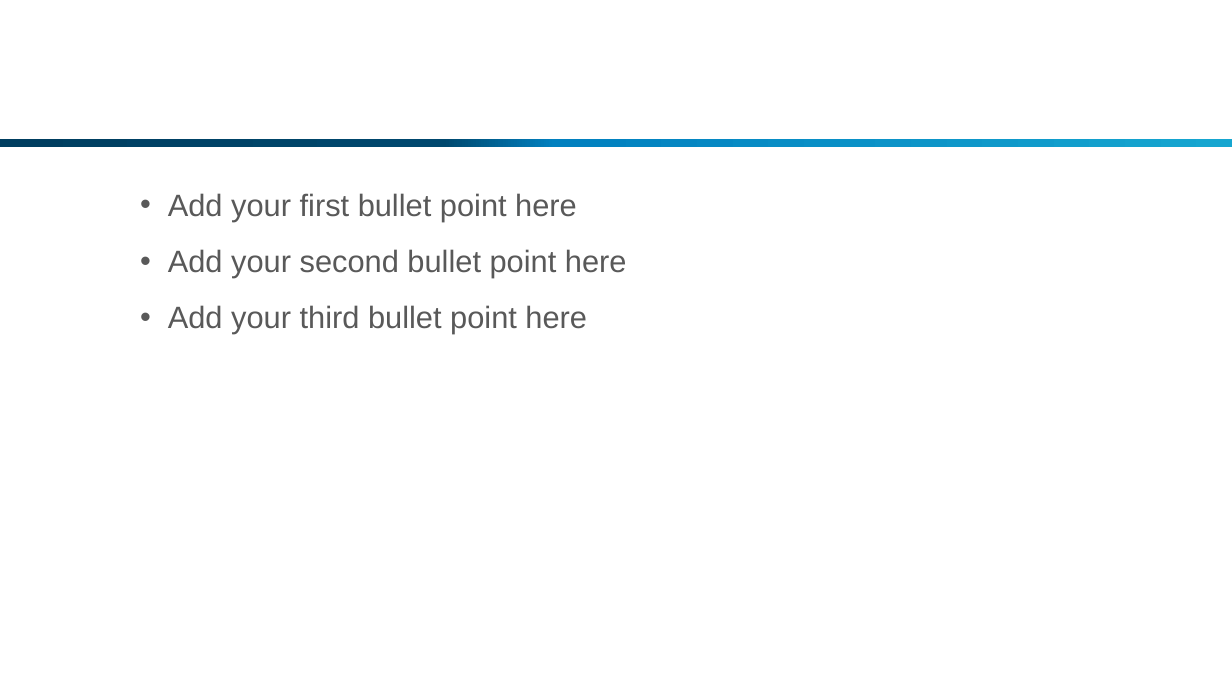
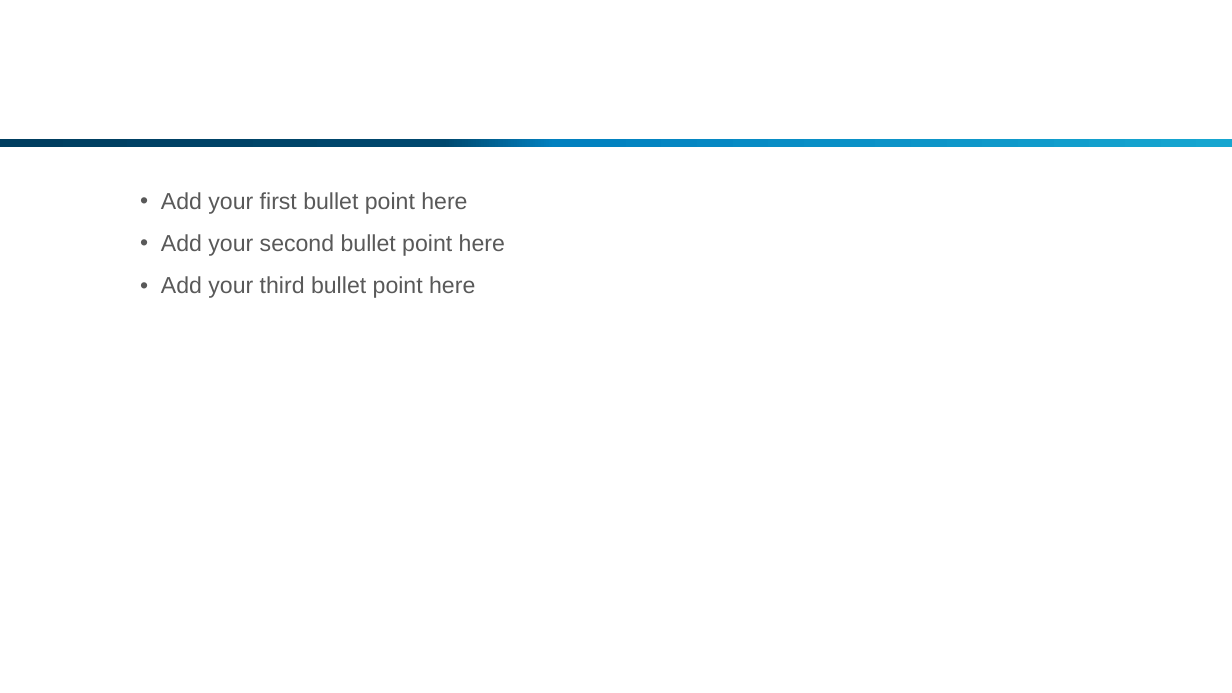
Before and after one commit to jeffryang24/RouterMaya, a slide deck: slide 2 of PPT/Template/Tabloid Router Maya.potx. Drawn at 1232x693 pixels with LibreOffice and Linux fonts; fonts in the diff are those of the drawing; background and template pictures are left out. Boxes give left, top, right and bottom in pixels: in the first picture for what was removed or moved away, otherwise in the second. Text is boxed around its words. In the diff, an @@ line names an element or a change of style, - is before the commit and + after.

```diff
--- a/PPT/Template/Tabloid Router Maya.potx
+++ b/PPT/Template/Tabloid Router Maya.potx
@@ text "Add your first bullet point ..." at [161,192,505,298]: size 24 to 18 pt; indent changed; less space between paragraphs @@
```
Also in this commit, not shown: 4 other slides changed, 1 slide added, 1 slide removed.
